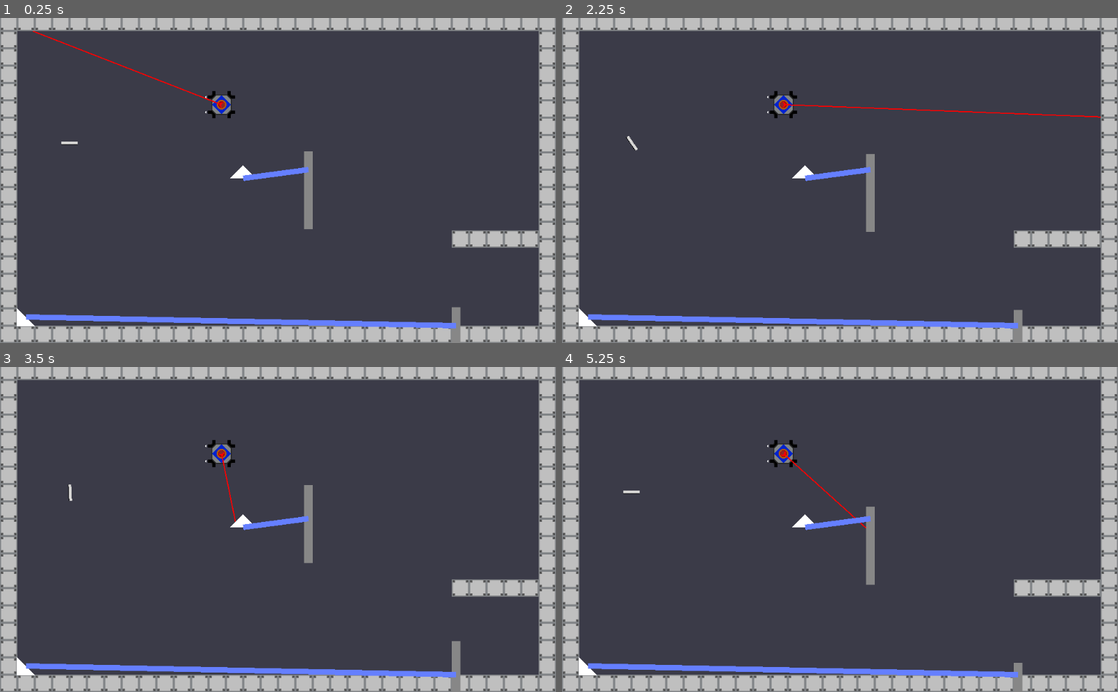
Above: before the commit, frames 1-4 (two rows, left to right).
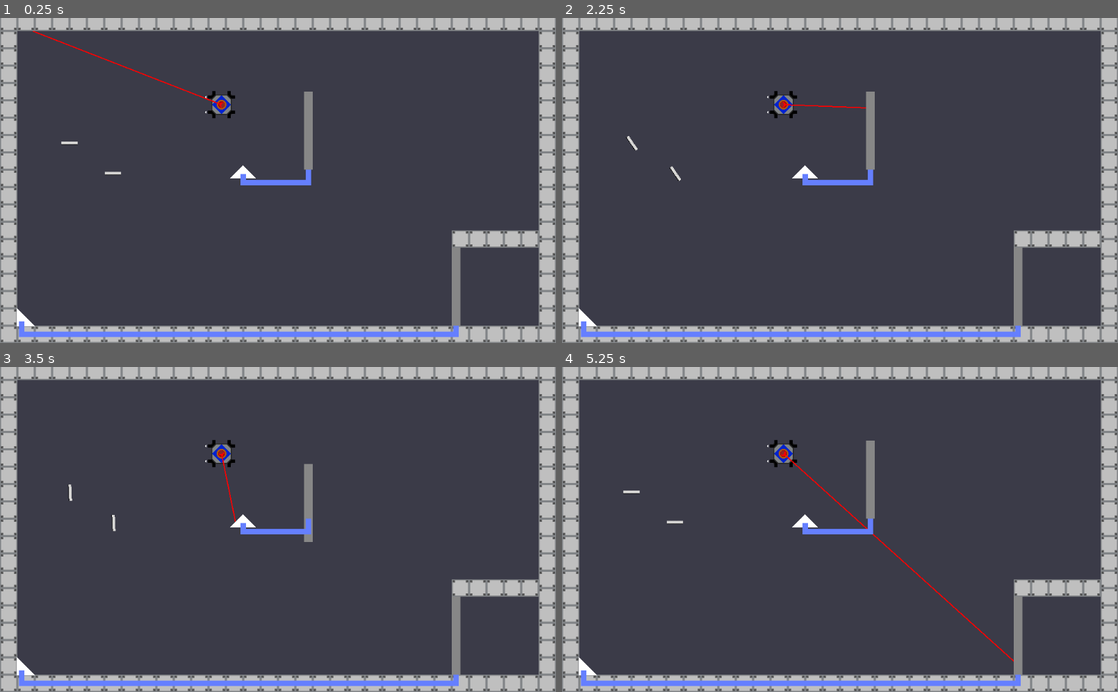
Above: after the commit, the same moments.

Repository: Call-Me-Sir/Calan-Game2021
Game: Godot game, scene res://Level 1.tscn
Two runs of this game, one before a commit and one after it. Both use one fixed random seed, a clock stepped at 60 frames per second and the inputs below.
Inputs (mouse positions are in pixels of both pictures, inside the frame that each line leads up to):
- Up to frame 1 (0.25 s): no input
- Up to frame 2 (2.25 s): move the mouse to (962, 164) at 0.52 s; hold Right (Contraptionright) 0.53-1.28 s; click (962, 164) at 0.67 s; move the mouse to (728, 196) at 1.27 s; hold Ctrl (slowdown) 1.28-2.03 s; move the mouse to (895, 109) at 2.02 s; hold Right (Contraptionright) from 2.03 s (still down)
- Up to frame 3 (3.5 s): move the mouse to (250, 594) at 2.77 s; release Right (Contraptionright) at 2.78 s; hold Shift (speedup) from 2.78 s (still down); click (250, 594) at 2.92 s
- Up to frame 4 (5.25 s): move the mouse to (1006, 578) at 3.52 s; release Shift (speedup) at 3.53 s; hold Left (Contraptionleft) 3.53-5.03 s; move the mouse to (673, 480) at 4.27 s; move the mouse to (867, 529) at 5.02 s; hold Ctrl (slowdown) from 5.03 s (still down); click (867, 529) at 5.17 s

The runs differ from the first frame. In frame 1, 4.3% of the frame differs, in the area x 3-83%, y 22-100%; in frame 2, 4.5%; in frame 3, 3.9%; in frame 4, 4.6%.

Commit message:
Door Progress?

Diff:
--- a/RayArray/Door.gd
+++ b/RayArray/Door.gd
@@ -9,17 +9,20 @@
 
 # Called when the node enters the scene tree for the first time.
 func _ready():
-	line.clear_points()
-	line.add_point($Sensor.position)
-	line.add_point(Vector2.ZERO) # Replace with function body.
+	pass
+	#line.clear_points()
+	#line.add_point($Sensor.position)
+	#line.add_point(Vector2.ZERO) # Replace with function body.
 
 
 # Called every frame. 'delta' is the elapsed time since the previous frame.
 func _process(delta):
-	if open == true:
-		pass
-	elif open == false:
-		$AnimationPlayer.play_backwards("DoorOpen")
+
+	pass
+	#if open == true:
+	#	pass
+	#elif open == false:
+	#	$AnimationPlayer.play_backwards("DoorOpen")
 
 
 func _on_Sensor_RayHit():
@@ -28,9 +31,11 @@
 		open = true
 	print("Hit!") # Replace with function body.
 
+	get_node("Sensor").lasercheck()
+
 
 func _on_Sensor_Laserfalse():
 	if open == true:
 		$AnimationPlayer.play_backwards("DoorOpen")
-		open = false # Replace with function body.
+		open = false
 		print("Closing")
--- a/RayArray/Level 1.tscn
+++ b/RayArray/Level 1.tscn
@@ -25,6 +25,11 @@
 rotation = 1.59533
 collision_layer = 2
 
+[node name="Mirror7" parent="." instance=ExtResource( 1 )]
+position = Vector2( 208, 288 )
+rotation = 1.59533
+collision_layer = 2
+
 [node name="Tiles" type="Node2D" parent="."]
 position = Vector2( 0, 520 )
 
@@ -342,6 +347,9 @@
 
 [node name="Sensor" parent="Door2" index="2"]
 position = Vector2( -120, 16 )
+
+[node name="Line2D" parent="Door2" index="4"]
+points = PoolVector2Array( 0, 0, 0, 24, -120, 24, -120, 8 )
 
 [node name="Door" parent="." instance=ExtResource( 4 )]
 position = Vector2( 840, 568 )
@@ -351,7 +359,8 @@
 rotation = 3.92699
 
 [node name="Line2D" parent="Door" index="4"]
-points = PoolVector2Array( 0, 0, 80, -16, 248, -48 )
-
+points = PoolVector2Array( 0, 0, 0, 16, -800, 16, -800, -8 )
+
+[editable path="Mirror7"]
 [editable path="Door2"]
 [editable path="Door"]
--- a/RayArray/NewRedLaser.gd
+++ b/RayArray/NewRedLaser.gd
@@ -57,4 +57,3 @@
 	if ray.is_colliding():
 		if ray.get_collider().name == "Sensor":
 			ray.get_collider().emit_signal("RayHit")
-			print("hitting sensor")
--- a/RayArray/Scripts/NonLaserScripts.gd
+++ b/RayArray/Scripts/NonLaserScripts.gd
@@ -29,11 +29,11 @@
 	rotation += rotation_dir * rotation_speed * delta
 
 func _on_Area2D_area_entered(area):
-	var pickupable = true
+	pickupable = true
 	print(pickupable)
 
 
 
 func _on_Area2D_area_exited(area):
-	var pickupable = false
+	pickupable = false
 	print(pickupable)
--- a/RayArray/Sensor.gd
+++ b/RayArray/Sensor.gd
@@ -11,8 +11,14 @@
 func _ready():
 	pass # Replace with function body.
 
+func lasercheck():
+	if not self.is_connected("RayHit", get_node(".."), "_on_Sensor_Laserfalse"):
+		print(get_node(".."))
+		emit_signal("Laserfalse")
+		print("Signal Laserfalse emmitting")
+	else:
+		print("Ray still hitting")
 
 # Called every frame. 'delta' is the elapsed time since the previous frame.
 func _process(delta):
-	if not is_connected("RayHit", StaticBody2D, "Door"):
-		emit_signal("Laserfalse")
+	pass
